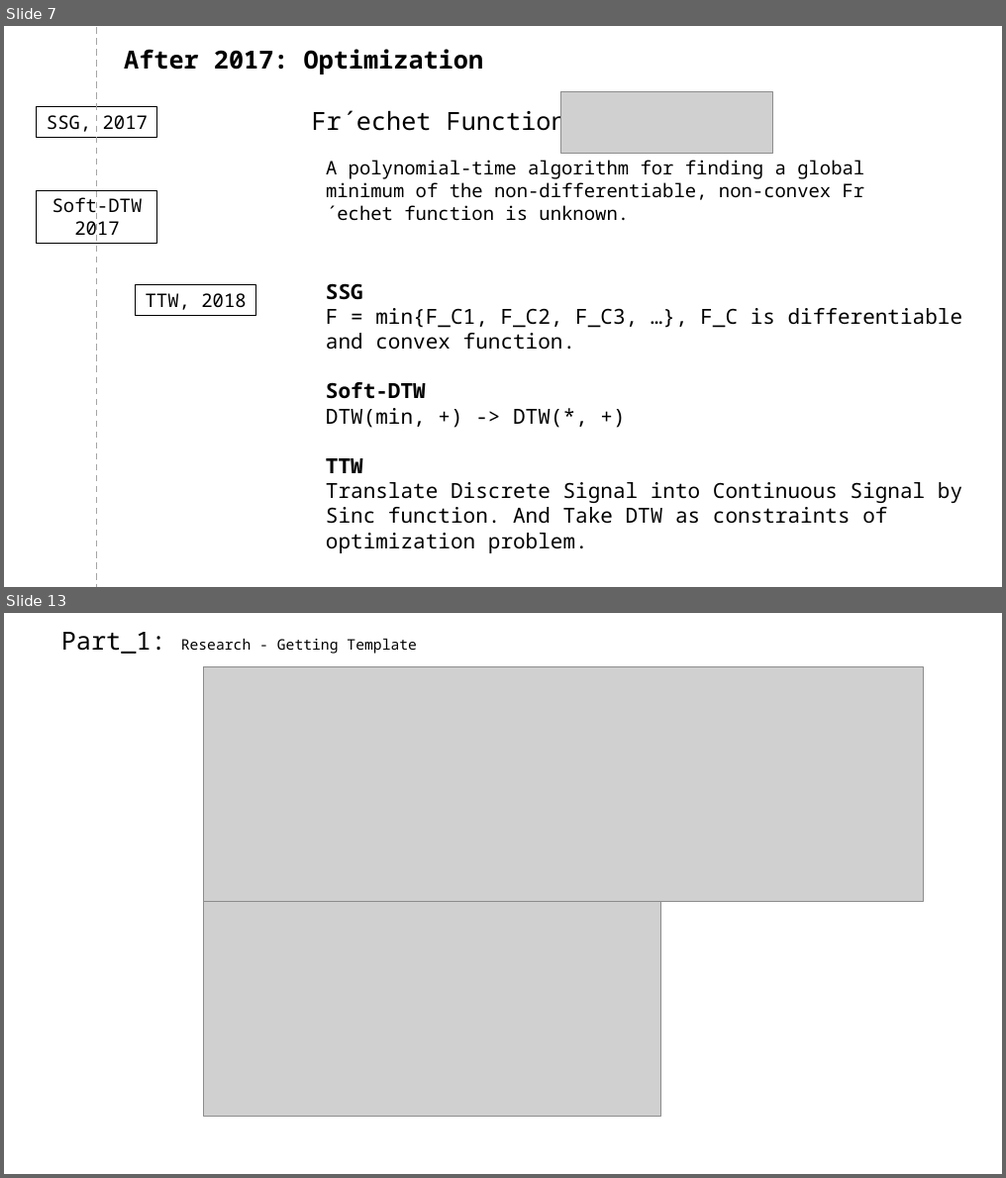
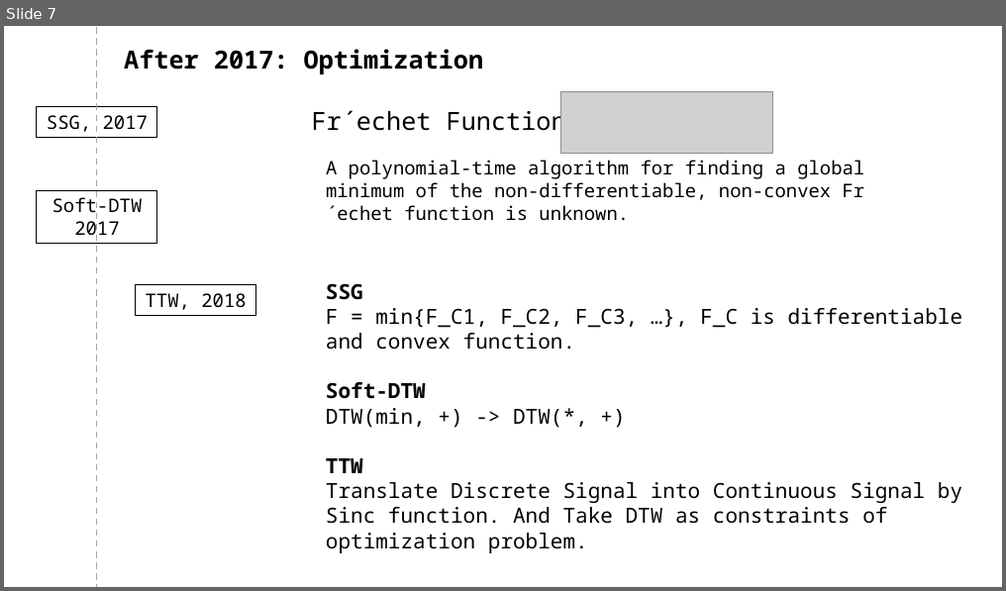
Before and after one commit to A-Big-Tortoise/Presentation, a slide deck: Presentation_1120_JiayuChen.pptx. Shown one above the other, each under a label of ours: slides 7 and 13 before the commit, slide 7 after it; the slides between them are not shown. The pictures are 1006x1178 and 1006x591 pixels, drawn with LibreOffice and Linux fonts; fonts in the diff are those of the drawing; grey boxes stand for pictures. Boxes give left, top, right and bottom in pixels: in the first picture for what was removed or moved away, otherwise in the second. Text is boxed around its words. In the diff, an @@ line names an element or a change of style, - is before the commit and + after.

```diff
--- a/Presentation_1120_JiayuChen.pptx
+++ b/Presentation_1120_JiayuChen.pptx
@@ slide 13 removed at <box>4,613,1002,1174</box>, background #FFFFFF @@
@@ text removed at <box>61,632,417,654</box> @@
-Part_1: Research - Getting Template
@@ picture removed at <box>204,666,924,901</box> @@
@@ picture removed at <box>204,901,662,1116</box> @@
```
Also in this commit, not shown: 6 slides changed, 5 slides added, 1 other slide removed.
